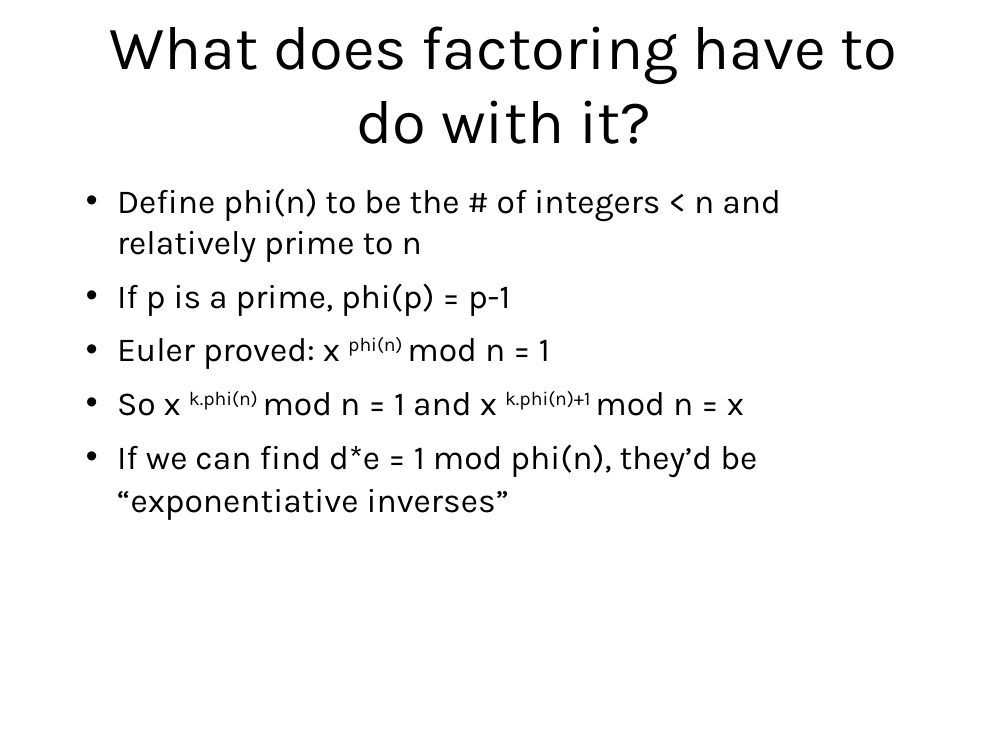
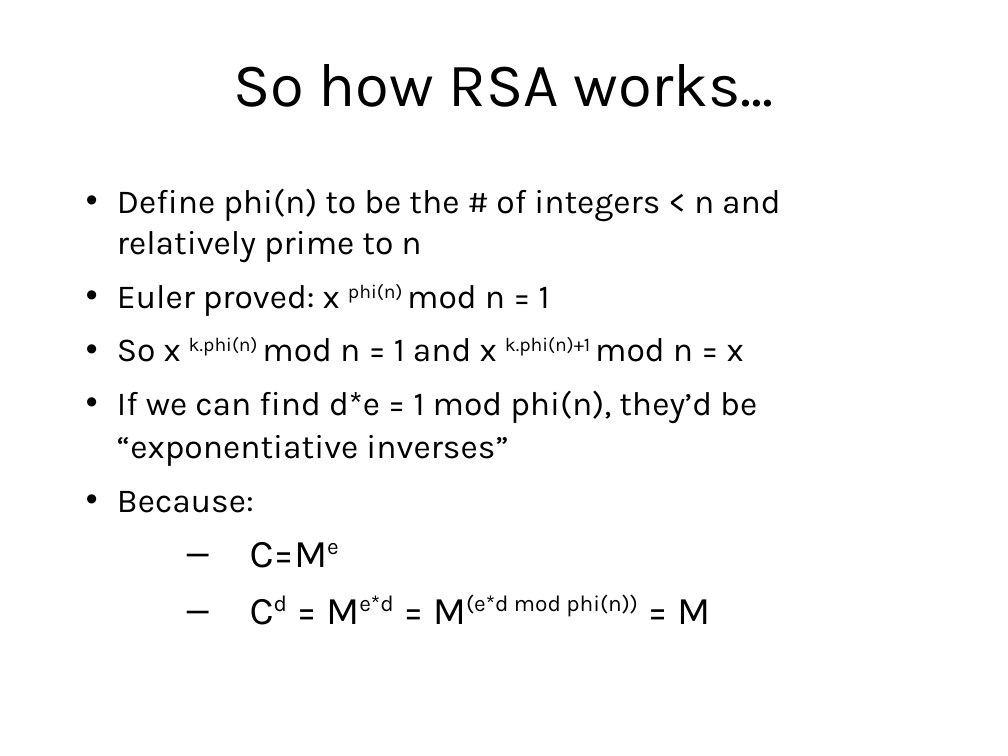
Before and after one commit to sftcd/cs7053, a slide deck: slide 115 of 2016lectures/03-crypto.ppt (slide 113 before the commit). Drawn at 1008x756 pixels with LibreOffice and Linux fonts; fonts in the diff are those of the drawing; background and template pictures are left out. Boxes give left, top, right and bottom in pixels: in the first picture for what was removed or moved away, otherwise in the second. Text is boxed around its words. In the diff, an @@ line names an element or a change of style, - is before the commit and + after.

```diff
--- a/2016lectures/03-crypto.ppt
+++ b/2016lectures/03-crypto.ppt
@@ title at box(233, 64, 773, 107): text changed @@
-What does factoring have to do with it?
+So how RSA works...
@@ text at box(117, 283, 510, 316): paragraph removed @@
-• If p is a prime, phi(p) = p-1
@@ text at box(117, 491, 710, 624): paragraphs added @@
+• Because:
+  – C=Me
+  – Cd = Me*d = M(e*d mod phi(n)) = M
```
Also in this commit, not shown: 81 other slides changed, 3 slides added, 1 other file.
